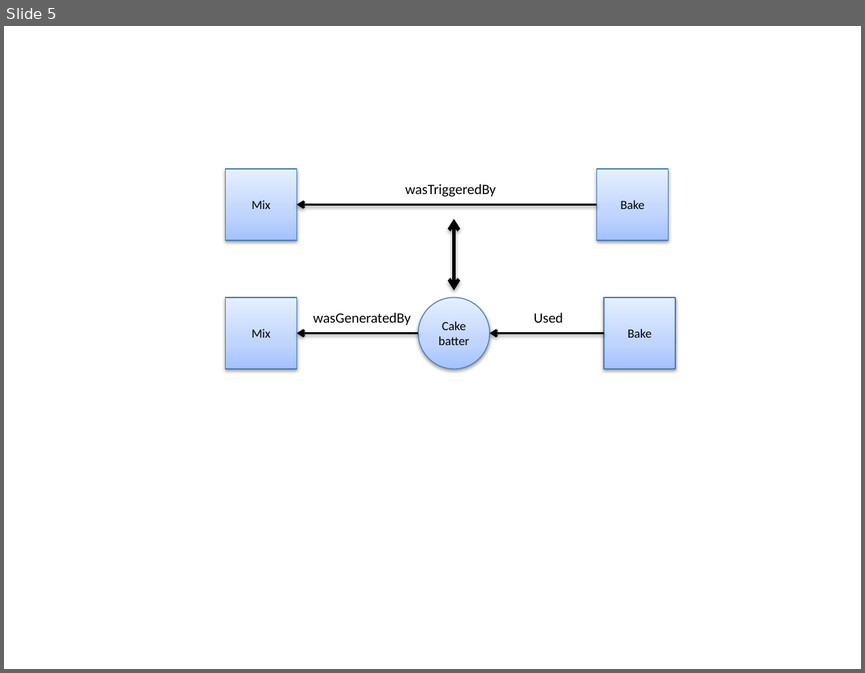
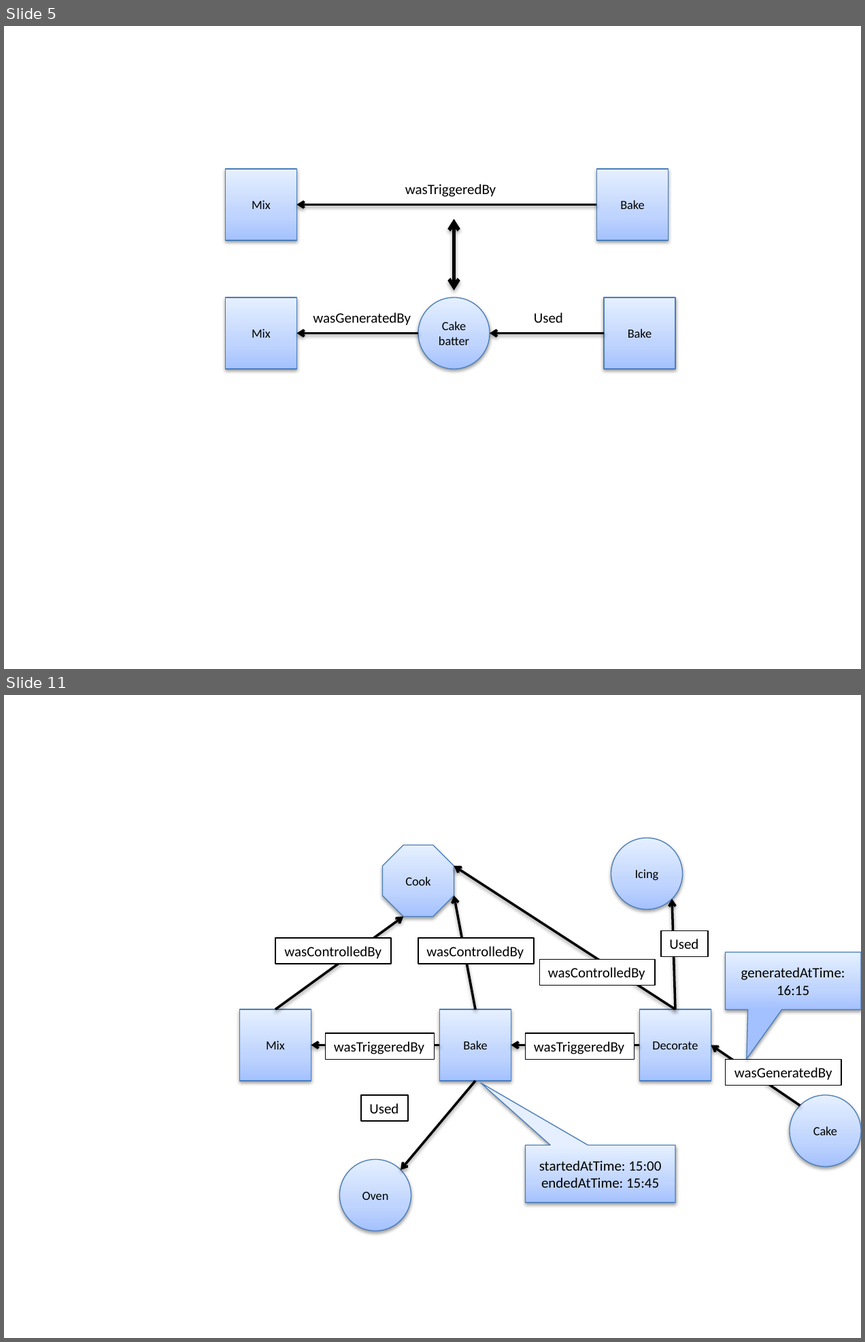
Before and after one commit to gems-uff/sdm, a slide deck: Documents/Dissertacao/provenance_cake.pptx. Shown one above the other, each under a label of ours: slide 5 before the commit, slides 5 and 11 after it; the slides between them are not shown. The pictures are 865x673 and 865x1342 pixels, drawn with LibreOffice and Linux fonts; fonts in the diff are those of the drawing. Boxes give left, top, right and bottom in pixels: in the first picture for what was removed or moved away, otherwise in the second. Text is boxed around its words. In the diff, an @@ line names an element or a change of style, - is before the commit and + after.

```diff
--- a/Documents/Dissertacao/provenance_cake.pptx
+++ b/Documents/Dissertacao/provenance_cake.pptx
@@ slide 11 added at [4, 695, 861, 1338], background #FFFFFF @@
@@ octagon added at [383, 845, 454, 916], fill gradient #A4C4FF to #BFD4FF to #E6EEFF, outline #4B7EBC 0.75 pt, 10.5 pt, text #000000 @@
+Cook
@@ ellipse added at [611, 838, 682, 909], fill gradient #A4C4FF to #BFD4FF to #E6EEFF, outline #4B7EBC 0.75 pt, 10.5 pt, text #000000 @@
+Icing
@@ arrow added from (675, 1009) to (454, 866), #000000 2 pt @@
@@ arrow added from (475, 1009) to (454, 896), #000000 2 pt @@
@@ arrow added from (275, 1009) to (403, 916), #000000 2 pt @@
@@ arrow added from (675, 1009) to (672, 899), #000000 2 pt @@
@@ rectangle added at [275, 938, 392, 963], fill #FFFFFF, outline #000000 1 pt, 12 pt, text #000000 @@
+wasControlledBy
@@ rectangle added at [418, 938, 534, 963], fill #FFFFFF, outline #000000 1 pt, 12 pt, text #000000 @@
+wasControlledBy
@@ rectangle added at [661, 930, 708, 956], fill #FFFFFF, outline #000000 1 pt, 12 pt, text #000000 @@
+Used
@@ rectangle added at [540, 959, 655, 985], fill #FFFFFF, outline #000000 1 pt, 12 pt, text #000000 @@
+wasControlledBy
@@ speech box added at [725, 952, 861, 1009], fill gradient #A4C4FF to #BFD4FF to #E6EEFF, outline #4B7EBC 0.75 pt, 12 pt, text #000000 @@
+generatedAtTime: 16:15
@@ rectangle added at [239, 1009, 311, 1081], fill gradient #A4C4FF to #BFD4FF to #E6EEFF, outline #4B7EBC 0.75 pt, 10.5 pt, text #000000 @@
+Mix
@@ rectangle added at [439, 1009, 511, 1081], fill gradient #A4C4FF to #BFD4FF to #E6EEFF, outline #4B7EBC 0.75 pt, 10.5 pt, text #000000 @@
+Bake
@@ rectangle added at [640, 1009, 711, 1081], fill gradient #A4C4FF to #BFD4FF to #E6EEFF, outline #4B7EBC 0.75 pt, 10.5 pt, text #000000 @@
+Decorate
@@ rectangle added at [325, 1034, 434, 1059], fill #FFFFFF, outline #000000 1 pt, 12 pt, text #000000 @@
+wasTriggeredBy
@@ rectangle added at [525, 1034, 634, 1059], fill #FFFFFF, outline #000000 1 pt, 12 pt, text #000000 @@
+wasTriggeredBy
@@ arrow added from (439, 1045) to (311, 1045), #000000 2 pt @@
@@ arrow added from (640, 1045) to (511, 1045), #000000 2 pt @@
@@ arrow added from (800, 1106) to (711, 1045), #000000 2 pt @@
@@ rectangle added at [725, 1059, 842, 1085], fill #FFFFFF, outline #000000 1 pt, 12 pt, text #000000 @@
+wasGeneratedBy
@@ arrow added from (475, 1081) to (400, 1170), #000000 2 pt @@
@@ rectangle added at [361, 1095, 409, 1121], fill #FFFFFF, outline #000000 1 pt, 12 pt, text #000000 @@
+Used
@@ ellipse added at [789, 1095, 861, 1166], fill gradient #A4C4FF to #BFD4FF to #E6EEFF, outline #4B7EBC 0.75 pt, 10.5 pt, text #000000 @@
+Cake
@@ ellipse added at [340, 1159, 411, 1231], fill gradient #A4C4FF to #BFD4FF to #E6EEFF, outline #4B7EBC 0.75 pt, 10.5 pt, text #000000 @@
+Oven
@@ speech box added at [525, 1145, 675, 1202], fill gradient #A4C4FF to #BFD4FF to #E6EEFF, outline #4B7EBC 0.75 pt, 12 pt, text #000000 @@
+startedAtTime: 15:00
+endedAtTime: 15:45
```
Also in this commit, not shown: 4 slides changed, 5 other slides added, 2 slides removed, 2 other files.
